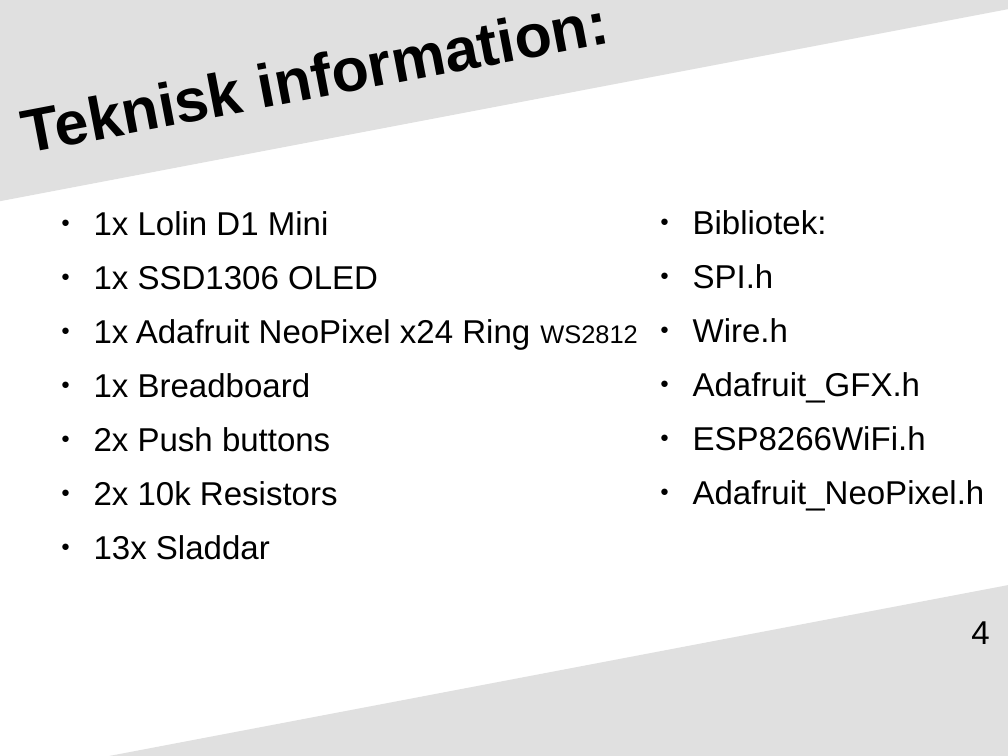
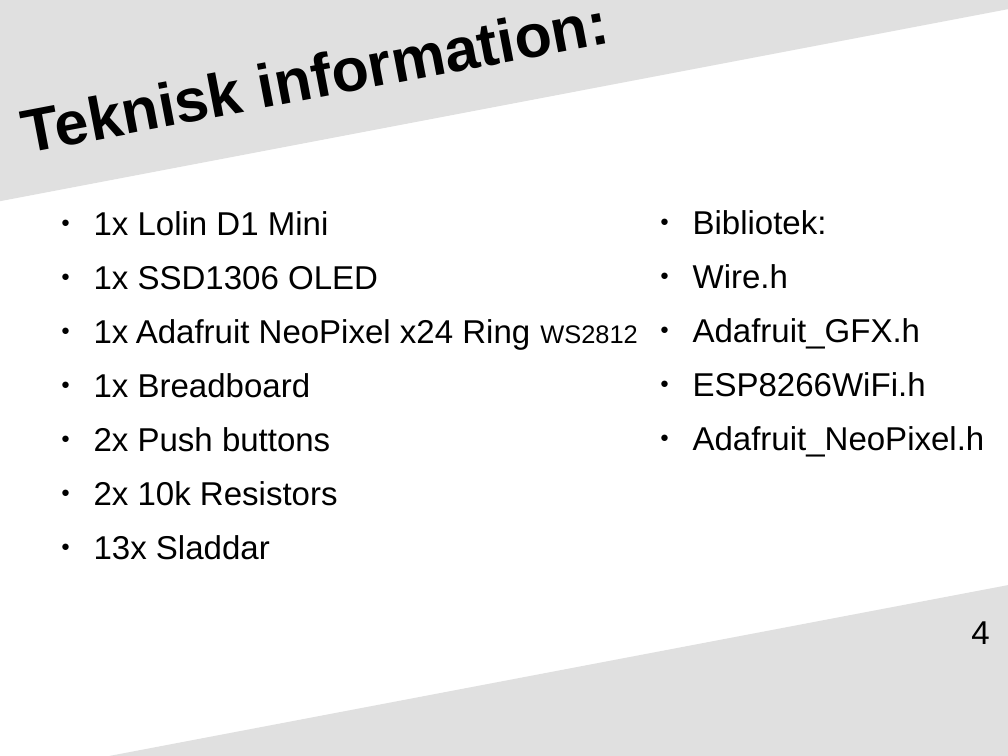
Before and after one commit to AlexMarqsson/APEye, a slide deck: slide 4 of APEye_presentation.odp. Drawn at 1008x756 pixels with LibreOffice and Linux fonts; fonts in the diff are those of the drawing. Boxes give left, top, right and bottom in pixels: in the first picture for what was removed or moved away, otherwise in the second. Text is boxed around its words. In the diff, an @@ line names an element or a change of style, - is before the commit and + after.

Commit message:
Modified presentation

```diff
--- a/APEye_presentation.odp
+++ b/APEye_presentation.odp
@@ text at (x1=693, y1=264, x2=774, y2=289): paragraph removed @@
-● SPI.h
```
